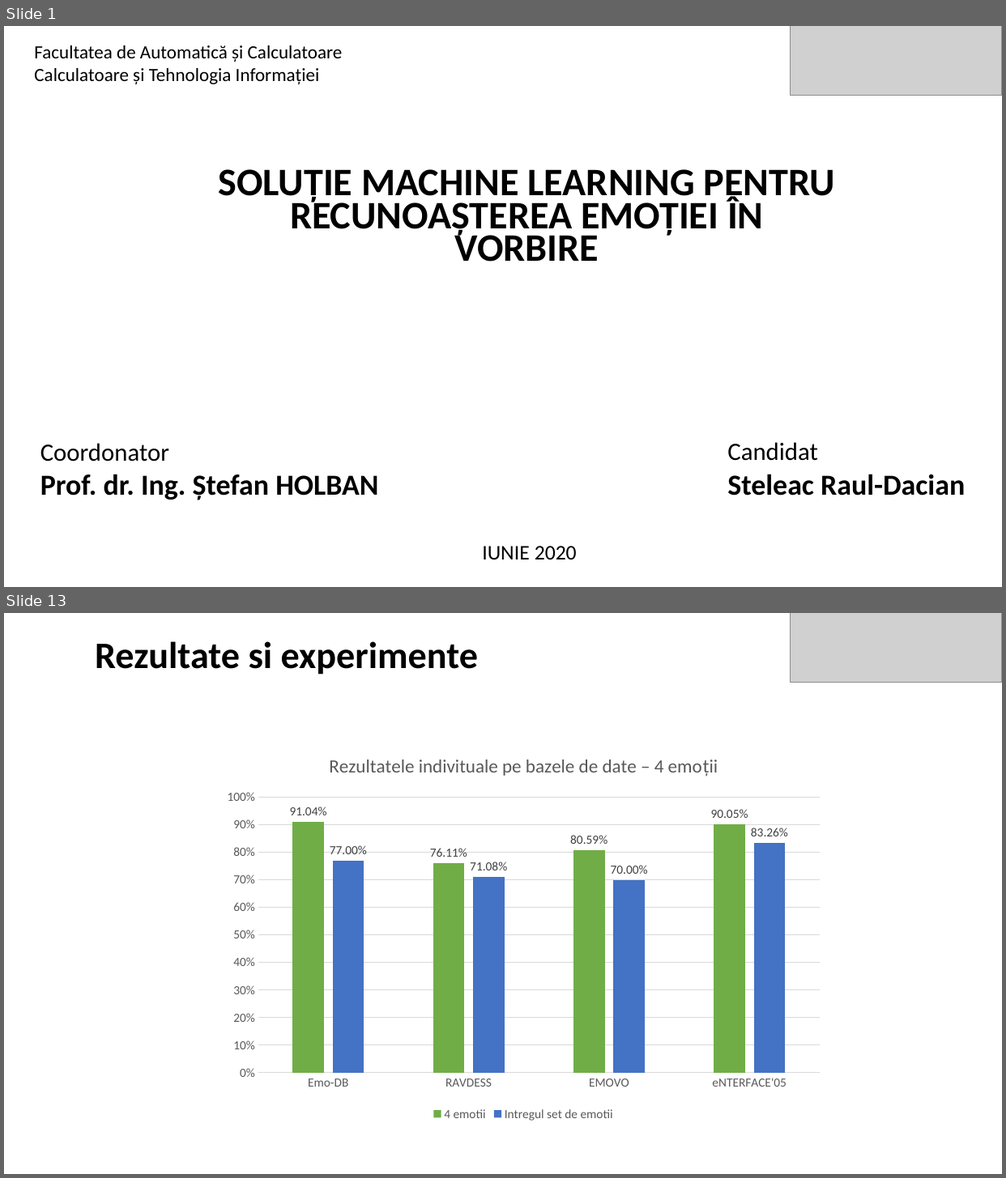
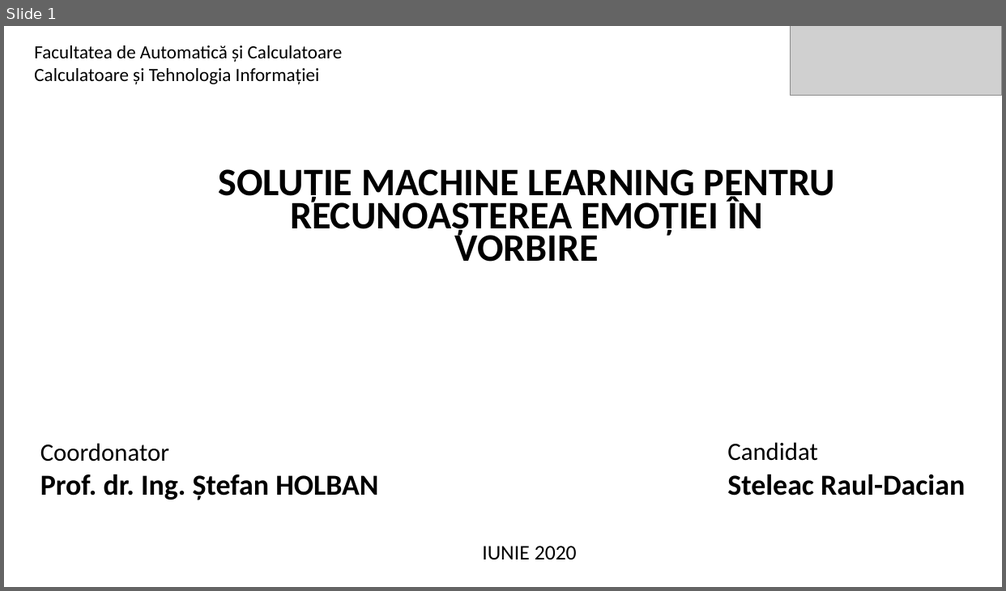
Before and after one commit to raulsteleac/Speech_Emotion_Recognition, a slide deck: LucrareLicenta/PrezentareLucrare.pptx. Shown one above the other, each under a label of ours: slides 1 and 13 before the commit, slide 1 after it; the slides between them are not shown. The pictures are 1006x1178 and 1006x591 pixels, drawn with LibreOffice and Linux fonts; fonts in the diff are those of the drawing; grey boxes stand for pictures. Boxes give left, top, right and bottom in pixels: in the first picture for what was removed or moved away, otherwise in the second. Text is boxed around its words. In the diff, an @@ line names an element or a change of style, - is before the commit and + after.

```diff
--- a/LucrareLicenta/PrezentareLucrare.pptx
+++ b/LucrareLicenta/PrezentareLucrare.pptx
@@ slide 13 removed at (4, 613, 1002, 1174), background #FFFFFF @@
@@ picture removed at (790, 613, 1002, 683) @@
@@ text removed at (95, 641, 478, 675) @@
-Rezultate si experimente
@@ column chart removed at (215, 739, 833, 1125) @@
-title "Rezultatele indivituale pe bazele de date – 4 emoții "
-categories: Emo-DB, RAVDESS, EMOVO, eNTERFACE'05
-4 emotii: 0.9104, 0.7611, 0.8059, 0.9005
-Intregul set de emotii: 0.77, 0.7108, 0.7, 0.8326
```
Also in this commit, not shown: 10 slides changed, 2 slides added, 4 other slides removed, 1 other file.
